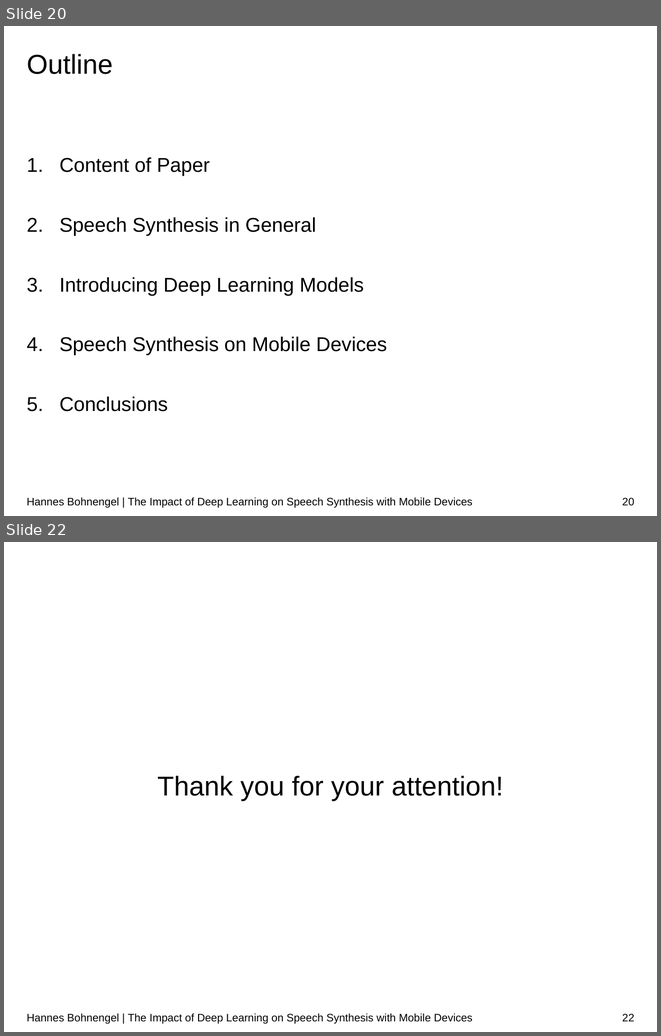
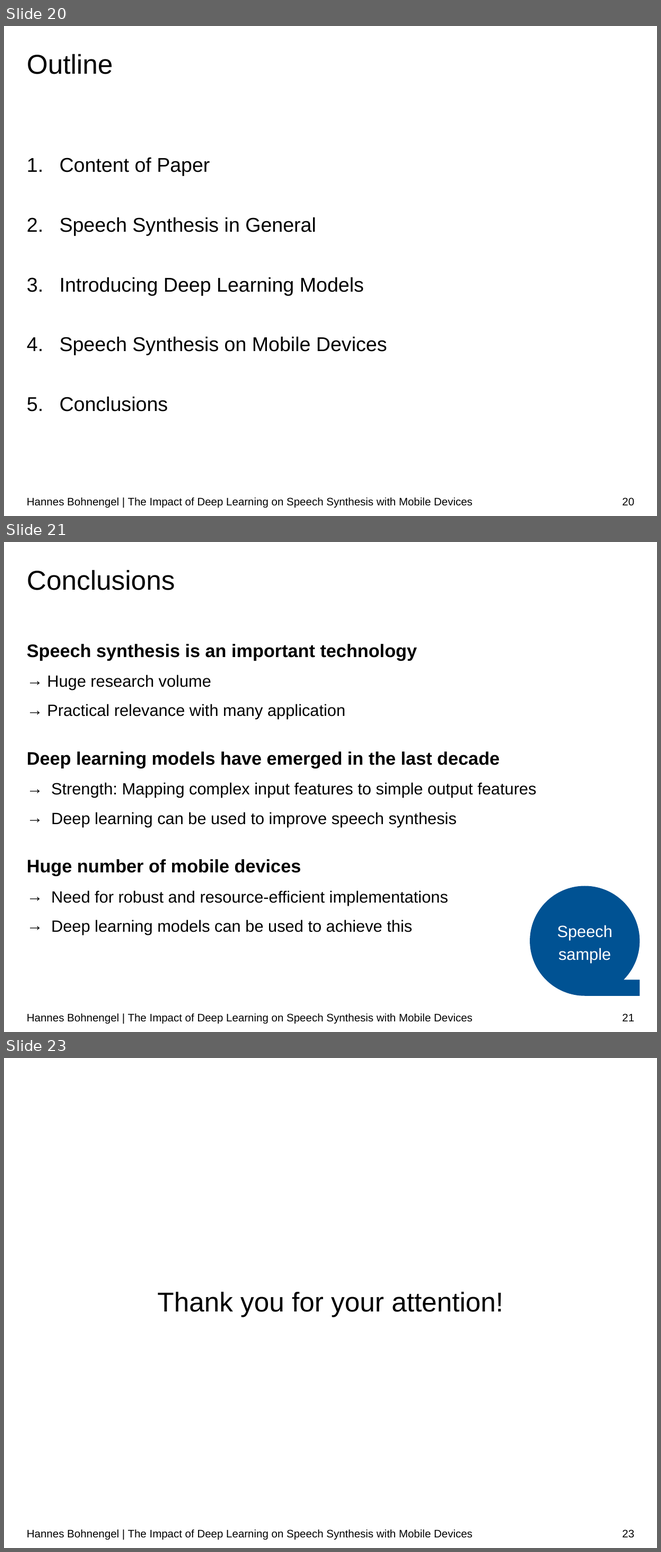
Before and after one commit to hannesb0/deeplearning, a slide deck: pres/Final_Presentation_V03.pptx. Shown one above the other, each under a label of ours: slides 20 and 22 before the commit, slides 20, 21 and 23 after it; the slides between them are not shown. The pictures are 661x1036 and 661x1552 pixels, drawn with LibreOffice and Linux fonts; fonts in the diff are those of the drawing; background and template pictures are left out. Boxes give left, top, right and bottom in pixels: in the first picture for what was removed or moved away, otherwise in the second. Text is boxed around its words. In the diff, an @@ line names an element or a change of style, - is before the commit and + after.

```diff
--- a/pres/Final_Presentation_V03.pptx
+++ b/pres/Final_Presentation_V03.pptx
@@ slide 21 added at (4, 542, 657, 1032), background #FFFFFF; not listed: 1 template element that a slide beside it also shows @@
@@ title added at (27, 570, 175, 590), 30 pt, text #000000 @@
+Conclusions
@@ text added at (27, 644, 536, 932), 18 pt, text #000000 @@
+Speech synthesis is an important technology
+→ Huge research volume
+→ Practical relevance with many application
+Deep learning models have emerged in the last decade
+→ Strength: Mapping complex input features to simple output features
+→ Deep learning can be used to improve speech synthesis
+Huge number of mobile devices
+→ Need for robust and resource-efficient implementations
+→ Deep learning models can be used to achieve this
@@ flow chart magnetic tape added at (530, 885, 639, 995), fill #005293, 18 pt, text #FFFFFF @@
+Speech sample
@@ page number added at (622, 1013, 634, 1021), 12 pt, text #000000 @@
+21
@@ what was slide 22 is now slide 23 @@
@@ page number at (622, 1529, 634, 1538): text changed @@
-22
+23
```
Also in this commit, not shown: 11 slides changed, 4 other files.
